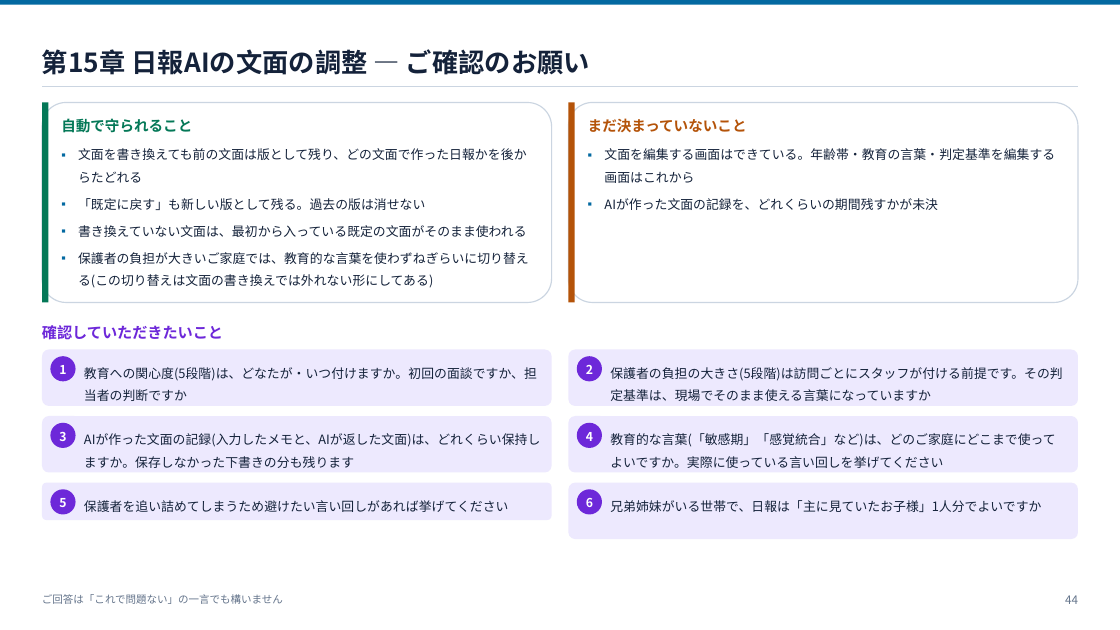
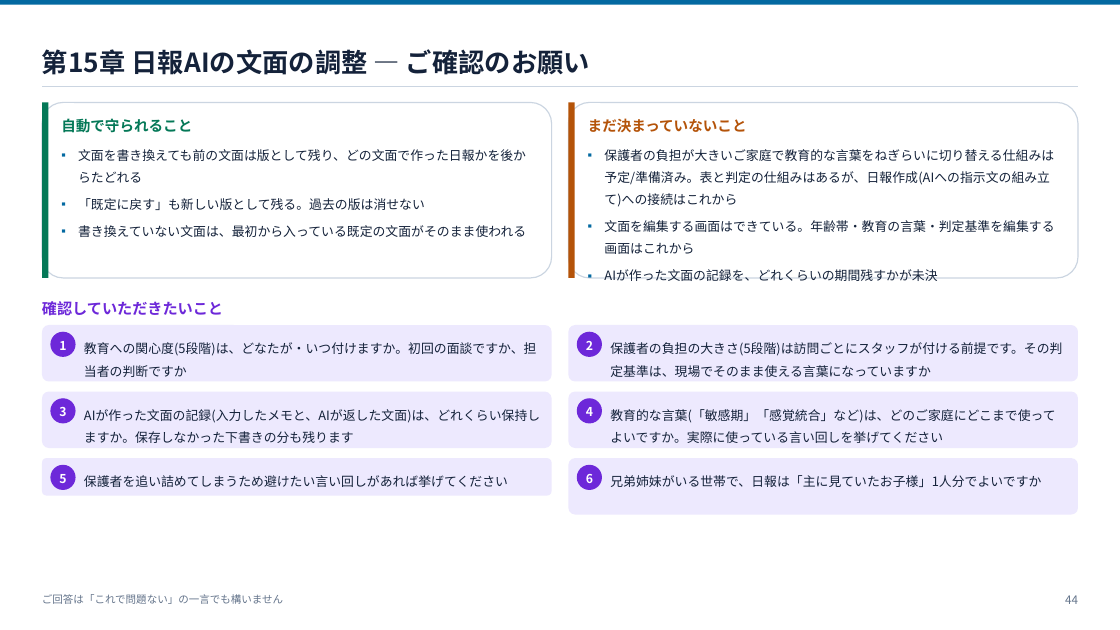
Before and after one commit to ohru131/katahimo-app, a slide deck: slide 44 of doc/slides/db-for-business.pptx. Drawn at 1120x630 pixels with LibreOffice and Linux fonts; fonts in the diff are those of the drawing. Boxes give left, top, right and bottom in pixels: in the first picture for what was removed or moved away, otherwise in the second. Text is boxed around its words. In the diff, an @@ line names an element or a change of style, - is before the commit and + after.

```diff
--- a/doc/slides/db-for-business.pptx
+++ b/doc/slides/db-for-business.pptx
@@ rounded rectangle: place and size @@
-rounded rectangle at box(42, 103, 552, 302)
+rounded rectangle at box(42, 103, 552, 278)
@@ rectangle: place and size @@
-rectangle at box(42, 103, 48, 302)
+rectangle at box(42, 103, 48, 278)
@@ rounded rectangle: place and size @@
-rounded rectangle at box(569, 103, 1079, 302)
+rounded rectangle at box(569, 103, 1079, 278)
@@ rectangle: place and size @@
-rectangle at box(569, 103, 575, 302)
+rectangle at box(569, 103, 575, 278)
@@ text at box(604, 149, 1054, 207): paragraph added @@
+▪ 保護者の負担が大きいご家庭で教育的な言葉をねぎらいに切り替える仕組みは予定/準備済み。表と判定の仕組みはあるが、日報作成(AIへの指示文の組み立て)への接続はこれから
@@ text at box(604, 220, 1054, 254): more space between paragraphs @@
@@ text at box(78, 252, 529, 288): paragraph removed @@
-▪ 保護者の負担が大きいご家庭では、教育的な言葉を使わずねぎらいに切り替える(この切り替えは文面の書き換えでは外れない形にしてある)
@@ 12 rounded rectangles, 7 texts: place and size @@
-12 rounded rectangles, 7 texts at box(42, 325, 1079, 539)
+12 rounded rectangles, 7 texts at box(42, 301, 1079, 514)
```
Also in this commit, not shown: 1 other slide changed, 4 other files.
